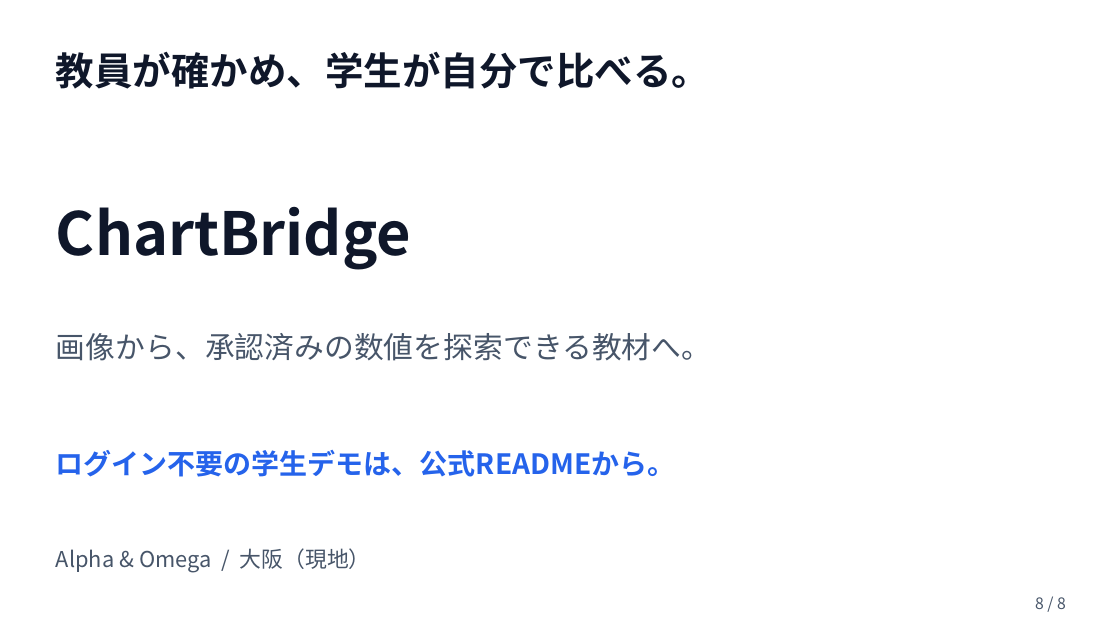
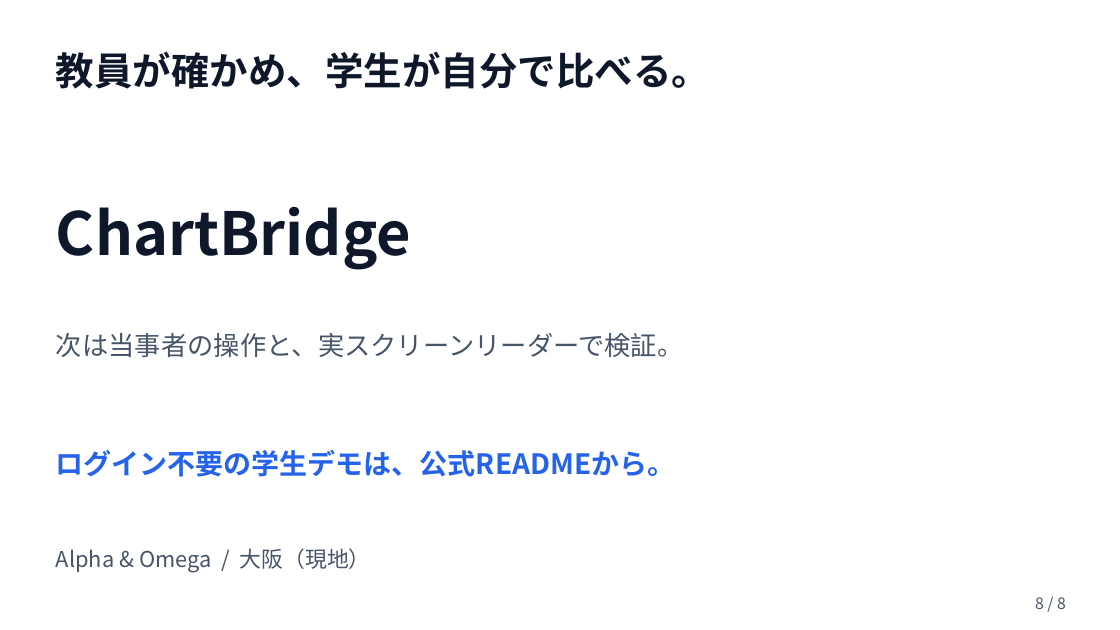
Before and after one commit to Devfest-Hackathon-2026/df-2026-t051, a slide deck: slide 8 of submission/プレゼンスライド_Alpha & Omega.pptx. Drawn at 1120x630 pixels with LibreOffice and Linux fonts; fonts in the diff are those of the drawing. Boxes give left, top, right and bottom in pixels: in the first picture for what was removed or moved away, otherwise in the second. Text is boxed around its words. In the diff, an @@ line names an element or a change of style, - is before the commit and + after.

```diff
--- a/submission/プレゼンスライド_Alpha & Omega.pptx
+++ b/submission/プレゼンスライド_Alpha & Omega.pptx
@@ text at [56, 333, 683, 357]: text changed; size 25.5 to 22.5 pt @@
-画像から、承認済みの数値を探索できる教材へ。
+次は当事者の操作と、実スクリーンリーダーで検証。
```
Also in this commit, not shown: 3 other slides changed, 2 slides added, 2 slides removed, 2 other files.
